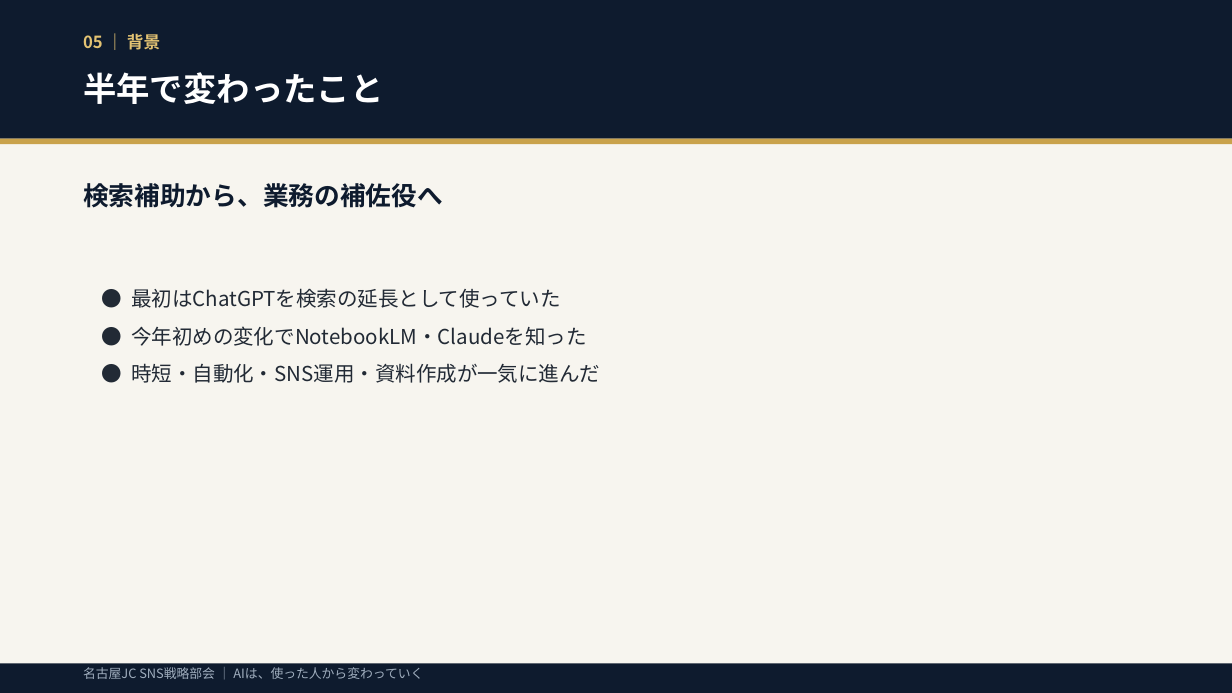
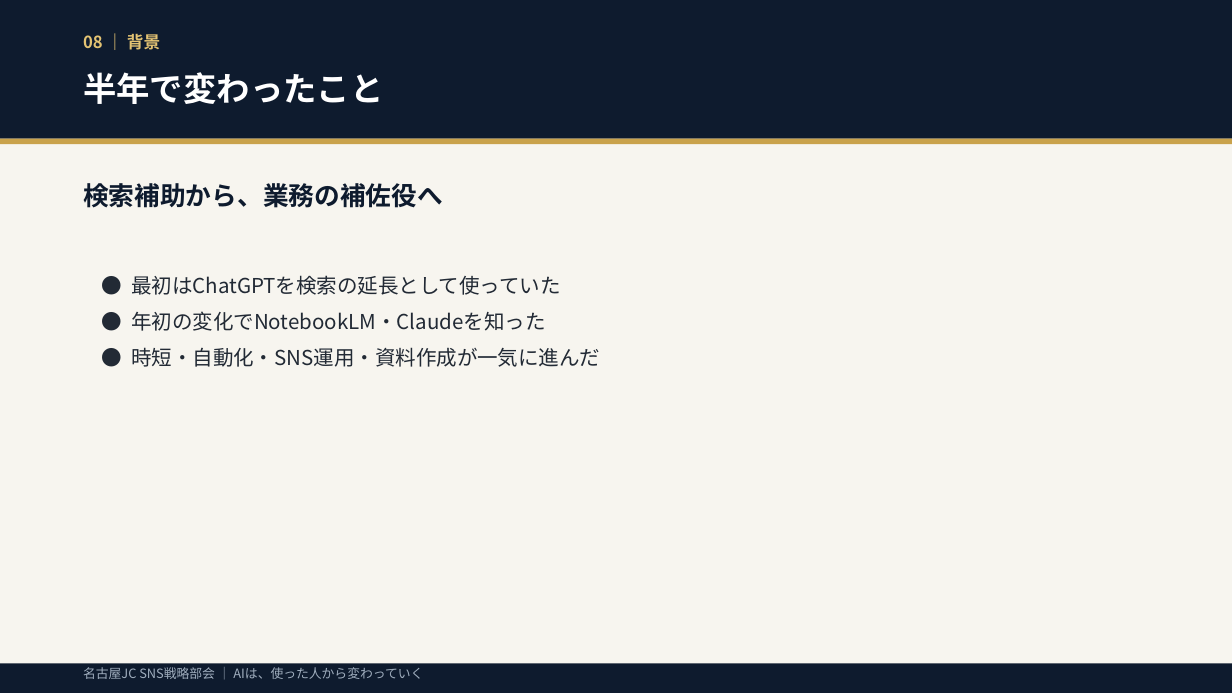
Before and after one commit to unaginobori1205/bushido-dev, a slide deck: slide 8 of ai_sns_seminar_deck.pptx (slide 5 before the commit). Drawn at 1232x693 pixels with LibreOffice and Linux fonts; fonts in the diff are those of the drawing. Boxes give left, top, right and bottom in pixels: in the first picture for what was removed or moved away, otherwise in the second. Text is boxed around its words. In the diff, an @@ line names an element or a change of style, - is before the commit and + after.

```diff
--- a/ai_sns_seminar_deck.pptx
+++ b/ai_sns_seminar_deck.pptx
@@ text at <box>83,34,160,50</box>: text changed @@
-05 ｜ 背景
+08 ｜ 背景
@@ text "● 最初はChatGPTを検索の延長として使っていた": place and size @@
-text "● 最初はChatGPTを検索の延長として使っていた" at <box>131,288,600,383</box>
+text "● 最初はChatGPTを検索の延長として使っていた" at <box>131,275,600,367</box>
@@ text at <box>131,275,600,367</box>: less space between paragraphs @@
@@ text at <box>131,311,545,331</box>: text changed @@
-● 今年初めの変化でNotebookLM・Claudeを知った
+● 年初の変化でNotebookLM・Claudeを知った
```
Also in this commit, not shown: 18 other slides changed, 2 slides added, 1 slide removed, 2 other files.
